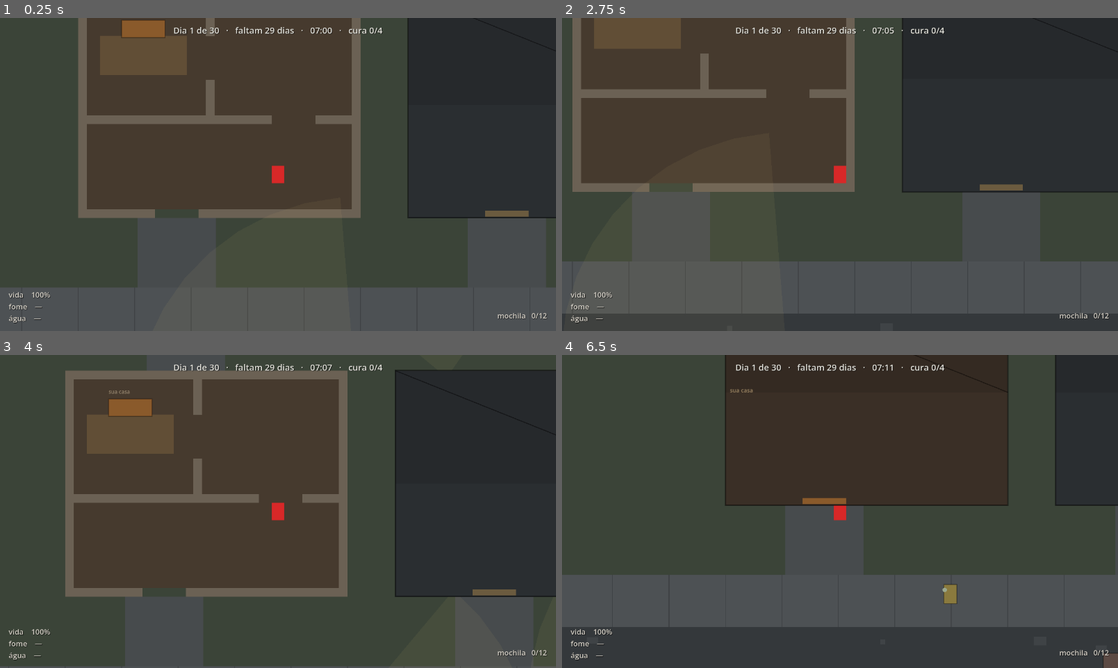
Above: before the commit, frames 1-4 (two rows, left to right).
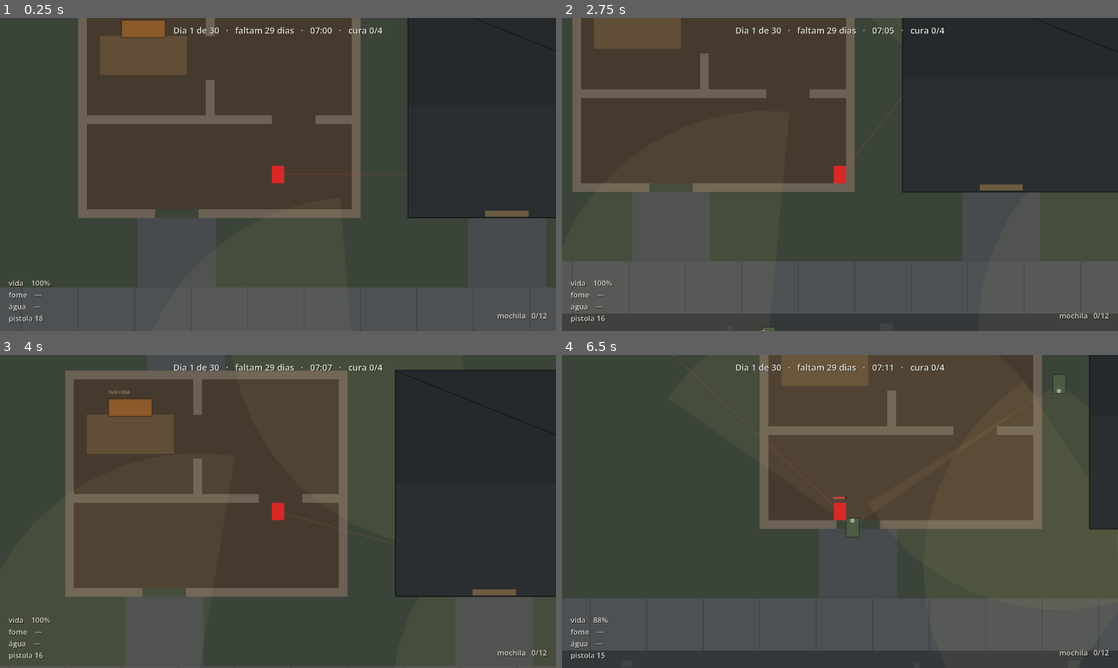
Above: after the commit, the same moments.

Repository: Jota-Pais/projeto-final-desenvolvimento-de-jogos
Game: Godot game, scene res://rua/rua.tscn
The game is run twice, just before and just after one commit, with the same random seed, the same clock (stepped at 60 frames per second) and the same inputs.
Inputs (mouse positions are in pixels of both pictures, inside the frame that each line leads up to):
- Up to frame 1 (0.25 s): no input
- Up to frame 2 (2.75 s): tap Enter (ui_accept) at 0.5, 0.77, 0.8, 1.07, 1.35, 1.52, 1.82, 2, 2.3 s; move the mouse to (962, 158) at 0.52 s; hold D (andar_direita) 0.53-1.28 s; hold E (vasculhar) 0.53-1.28 s; move the mouse to (728, 190) at 1.27 s; hold S (andar_baixo) 1.28-2.03 s; tap E (vasculhar) at 1.55 s; move the mouse to (895, 105) at 2.02 s; press the mouse at (895, 105) at 2.03 s; hold D (andar_direita) from 2.03 s (still down)
- Up to frame 3 (4 s): tap Enter (ui_accept) at 2.75, 3.02, 3.32, 3.77, 3.8 s; move the mouse to (250, 574) at 2.77 s; release D (andar_direita) at 2.78 s; release the mouse at (250, 574) at 2.78 s; hold W (andar_cima) 2.78-3.53 s; tap Shift (correr) at 2.85 s; tap E (vasculhar) at 3.05 s; move the mouse to (444, 558) at 3.52 s; hold A (andar_esquerda) from 3.53 s (still down); hold E (vasculhar) from 3.53 s (still down)
- Up to frame 4 (6.5 s): tap Enter (ui_accept) at 4.07, 4.52, 4.82, 6.02, 6.32 s; move the mouse to (673, 464) at 4.27 s; release E (vasculhar) at 4.28 s; tap E (vasculhar) at 4.35, 6.05 s; move the mouse to (867, 511) at 5.02 s; release A (andar_esquerda) at 5.03 s; hold S (andar_baixo) 5.03-5.78 s; hold Enter (ui_accept) 5.03-5.78 s; move the mouse to (756, 433) at 5.77 s; hold D (andar_direita) from 5.78 s (still down); click (756, 433) at 5.85 s

The runs differ from the first frame. In frame 1, 0.3% of the frame differs, in the area x 1-10%, y 83-98%; in frame 2, 0.3%; in frame 3, 0.3%; in frame 4, 32%, in the area x 0-100%, y 0-100%.

Commit message:
Comeca com a pistola e 18 balas, como facilidade de teste
Pedido para testar o tiro sem andar meio quilometro ate a delegacia toda vez.

Entra como constante ligada e **barulhenta**, nao como desenho: o desenho
continua sendo a pistola na armaria da delegacia, a 479 m de casa, porque
achar a arma e recompensa de vasculhar. Com o COMECA_ARMADO ligado o jogo
contradiz a propria progressao, e "coerente com o High Concept" vale 2 dos 10
pontos da Alfa.

Por isso o conferir_arma avisa em TODA rodada enquanto estiver ligado - como
ATENCAO e nao como falha, porque o codigo esta certo e a decisao e que e
provisoria. Atalho de teste que embarca calado e o tipo de coisa que ninguem
lembra na vespera.

Desligar e uma linha: const COMECA_ARMADO := false.

Co-Authored-By: Claude Opus 5 (1M context) <noreply@anthropic.com>

Diff:
--- a/rua/conferir_arma.gd
+++ b/rua/conferir_arma.gd
@@ -26,6 +26,12 @@
 const CENA_DA_HUD := preload("res://rua/hud.tscn")
 
 var _falhas := 0
+
+## Problema de DESENHO, nao de codigo - mesma categoria do conferir_fim. Nao
+## reprova a rodada, mas aparece no fim, porque e o tipo de coisa que embarca
+## calada.
+var _atencoes := 0
+
 var _quadros := 0
 var _feito := false
 
@@ -82,6 +88,8 @@
 			_feito = true
 			_limpar()
 			print("\n%s" % ("SEM PROBLEMAS" if _falhas == 0 else "%d PROBLEMA(S)" % _falhas))
+			if _atencoes > 0:
+				print("%d ponto(s) de ATENCAO - desenho, nao codigo" % _atencoes)
 			get_tree().quit(0 if _falhas == 0 else 1)
 	if _fase in [2, 3, 6, 7]:
 		_passar()
@@ -92,6 +100,10 @@
 func _erro(texto: String) -> void:
 	_falhas += 1
 	print("  FALHA: " + texto)
+
+func _atencao(texto: String) -> void:
+	_atencoes += 1
+	print("  ATENCAO: " + texto)
 
 func _limpar() -> void:
 	Travessia.tem_pistola = false
@@ -112,8 +124,13 @@
 
 func _nao_se_comeca_com_ela() -> void:
 	print("\n1. onde esta a pistola")
-	if Travessia.tem_pistola:
-		_erro("o jogo comeca com a pistola na mao")
+	# O `_limpar()` do _ready ja zerou o equipamento, entao aqui se pergunta a
+	# CONSTANTE e nao o estado: e a facilidade de teste que precisa ser vista.
+	if Travessia.COMECA_ARMADO:
+		_atencao("COMECA_ARMADO esta ligado: o jogo comeca com a pistola e %d balas."
+			% Travessia.BALAS_DE_COMECO
+			+ " E facilidade de teste, contradiz a progressao e tem que ser"
+			+ " desligada antes de entregar (Travessia.COMECA_ARMADO = false)")
 
 	var onde: Array[String] = []
 	var quantas := 0
--- a/travessia.gd
+++ b/travessia.gd
@@ -81,6 +81,28 @@
 ## vez de virar um jogo de tiro.
 var tem_pistola := false
 var municao := 0
+
+## **Facilidade de teste, e nada mais: comecar armado.**
+##
+## O desenho e o outro: a pistola esta na armaria da delegacia, a 479 m de casa,
+## e achar a arma e recompensa de vasculhar. Isto existe porque andar meio
+## quilometro toda vez que se quer testar o tiro nao e teste, e paciencia.
+##
+## **Desligar antes de entregar.** Com isto ligado o jogo contradiz a propria
+## progressao, e "coerente com o High Concept" vale 2 dos 10 pontos da Alfa. O
+## conferir_arma.tscn avisa em toda rodada enquanto estiver ligado - de
+## proposito, para ninguem esquecer.
+const COMECA_ARMADO := true
+const BALAS_DE_COMECO := 18
+
+func _ready() -> void:
+	_armar_para_teste()
+
+func _armar_para_teste() -> void:
+	if not COMECA_ARMADO:
+		return
+	tem_pistola = true
+	municao = BALAS_DE_COMECO
 
 ## O que ficou na rua no dia que deu errado. A casa mostra no lugar do que
 ## teria chegado: sem isso, nao voltar pela porta seria indistinguivel de ter
@@ -177,6 +199,7 @@
 	dia = 1
 	tem_pistola = false
 	municao = 0
+	_armar_para_teste()
 	mochila.clear()
 	documentos.clear()
 	moveis_vazios.clear()
Not shown, changed: README.md
